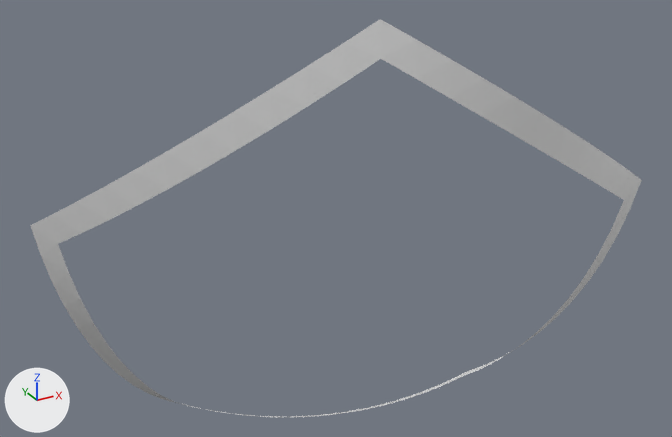
Two versions of the Blender file Assets/Models/Planet/Planet water part 10.blend, one commit apart.
Rendered twice from a camera (50 mm lens) standing at (-0.766, -1.571, 0.35) and looking at (-0.167, -0.481, -0.195). Every picture has the same lights, and +X, +Y and +Z are marked at lower left.

The first picture shows 'Planet water part 10'.
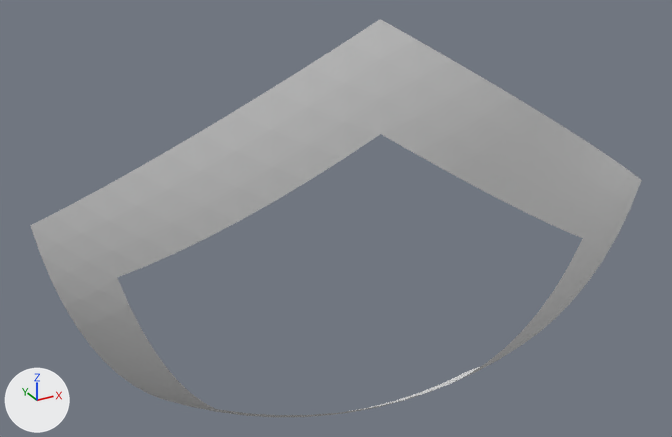
Location of each change, (x1, y1, x2, y2) in pixels of the pictures (672 x 437 px):
part 1 of me_planet_water_part_10, added: after (58, 59, 624, 417)

The change in detail:
me_planet_water_part_10 is used by ob_planet_water_part_10; location (0.0, 0.0, 0.0).
me_planet_water_part_10 had 105 vertices, 105 faces and spanned x -0.583..0.223, y -0.733..-0.262, z -0.624..0.137.
me_planet_water_part_10 now has 190 vertices, 285 faces and spans x -0.583..0.223, y -0.733..-0.262, z -0.624..0.137.
Part 1, on me_planet_water_part_10:
85 vertices are added at x -0.528..0.147, y -0.729..-0.341, z -0.579..0.051.
180 new faces join them.
